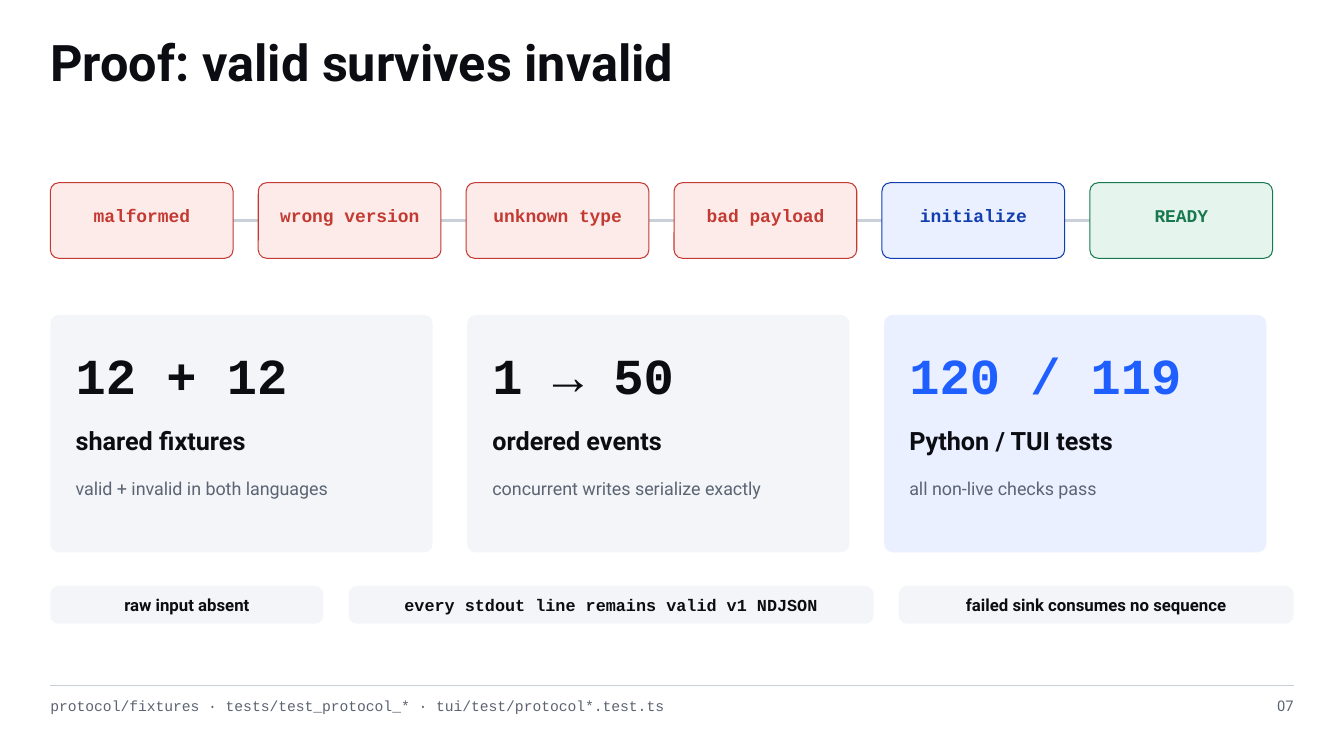
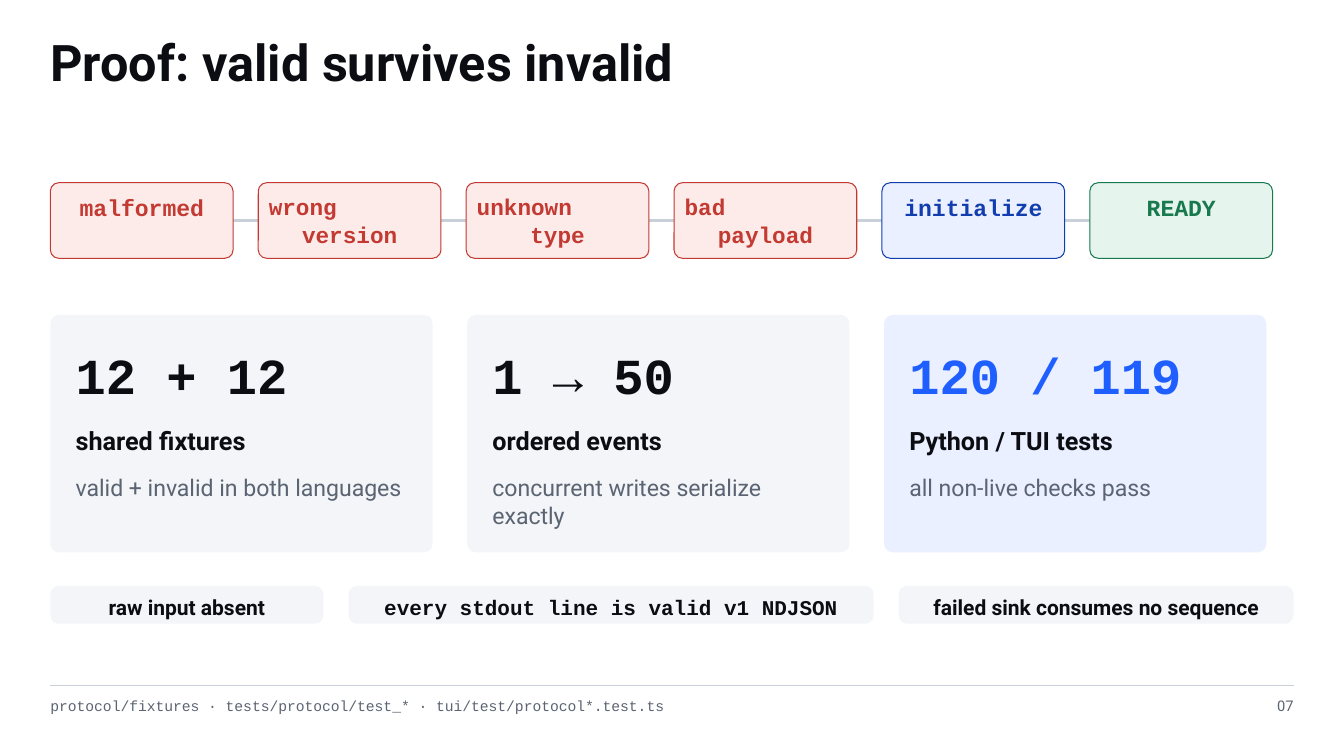
Before and after one commit to jimmie-potts/code-assist-harness, a slide deck: slide 7 of docs/lessons/assets/cah-004-protocol-v1.pptx. Drawn at 1344x756 pixels with LibreOffice and Linux fonts; fonts in the diff are those of the drawing. Boxes give left, top, right and bottom in pixels: in the first picture for what was removed or moved away, otherwise in the second. Text is boxed around its words. In the diff, an @@ line names an element or a change of style, - is before the commit and + after.

```diff
--- a/docs/lessons/assets/cah-004-protocol-v1.pptx
+++ b/docs/lessons/assets/cah-004-protocol-v1.pptx
@@ text "malformed" moved from (x1=94, y1=210, x2=190, y2=222) to (x1=80, y1=199, x2=204, y2=216) @@
@@ text "wrong version" moved from (x1=280, y1=210, x2=419, y2=226) to (x1=269, y1=203, x2=397, y2=243) @@
@@ text "unknown type" moved from (x1=493, y1=210, x2=622, y2=226) to (x1=477, y1=199, x2=584, y2=248) @@
@@ size 12.8 to 16.3 pt in 3 elements at (x1=269, y1=203, x2=397, y2=243), (x1=477, y1=199, x2=584, y2=248), (x1=685, y1=199, x2=813, y2=248) @@
@@ text "bad payload" moved from (x1=707, y1=210, x2=825, y2=226) to (x1=685, y1=199, x2=813, y2=248) @@
@@ text "initialize" moved from (x1=920, y1=210, x2=1027, y2=222) to (x1=904, y1=199, x2=1042, y2=217) @@
@@ size 12.8 to 16.5 pt in 6 elements at (x1=76, y1=478, x2=401, y2=501), (x1=492, y1=478, x2=762, y2=529), (x1=909, y1=478, x2=1151, y2=501), (x1=80, y1=199, x2=204, y2=216), (x1=904, y1=199, x2=1042, y2=217), (x1=1147, y1=200, x2=1216, y2=216) @@
@@ text "READY" moved from (x1=1155, y1=210, x2=1209, y2=222) to (x1=1147, y1=200, x2=1216, y2=216) @@
@@ text "raw input absent" at (x1=109, y1=599, x2=265, y2=620): size 12 to 15 pt @@
@@ text "failed sink consumes no sequence" at (x1=933, y1=599, x2=1259, y2=620): size 12 to 15 pt @@
@@ text at (x1=384, y1=600, x2=838, y2=620): text changed; size 12 to 15 pt @@
-every stdout line remains valid v1 NDJSON
+every stdout line is valid v1 NDJSON
@@ text at (x1=50, y1=701, x2=664, y2=714): text changed @@
-protocol/fixtures · tests/test_protocol_* · tui/test/protocol*.test.ts
+protocol/fixtures · tests/protocol/test_* · tui/test/protocol*.test.ts
```
Also in this commit, not shown: 7 other slides changed.
